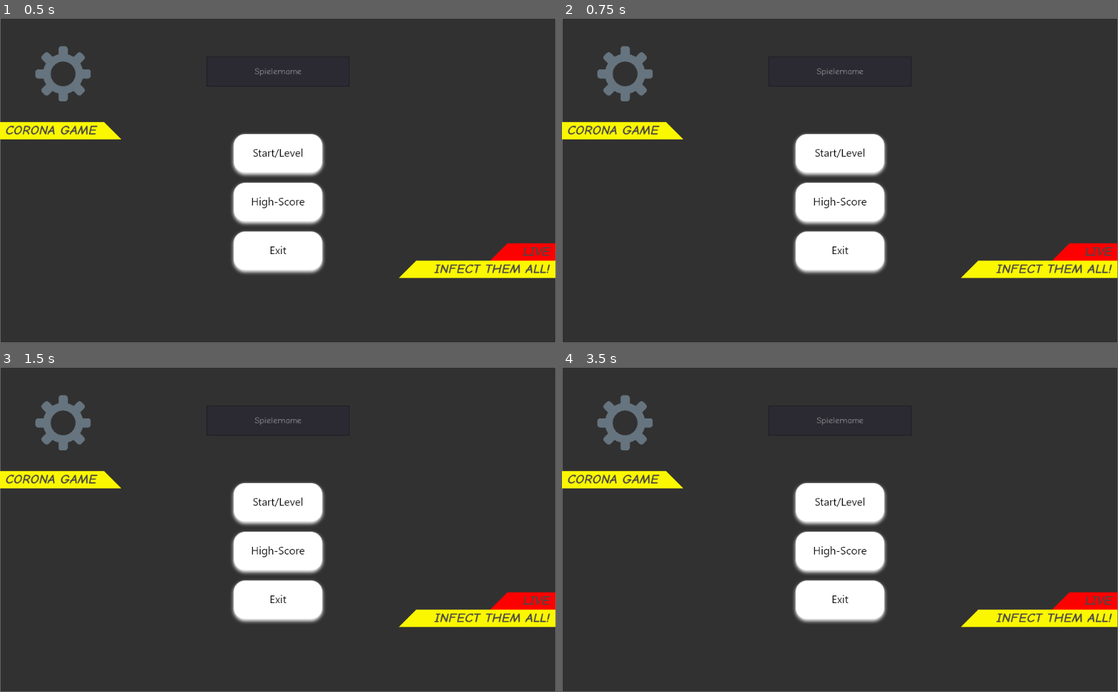
Above: before the commit, frames 1-4 (two rows, left to right).
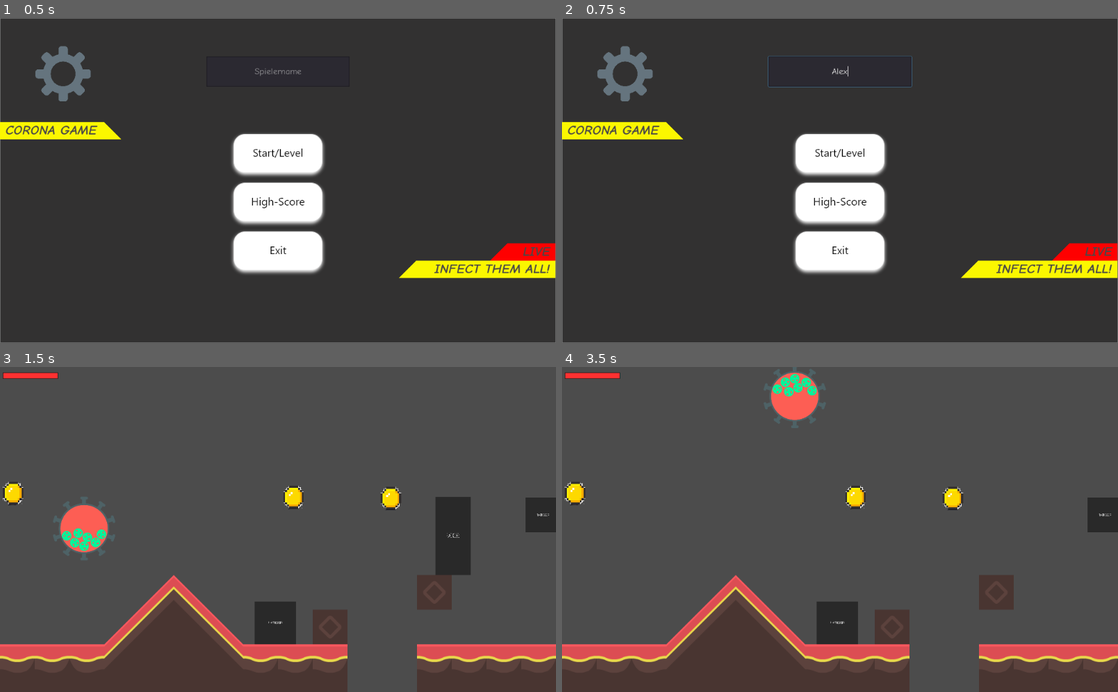
Above: after the commit, the same moments.

Repository: INF19IT2/2d-Jump-n-Run-SE
Game: Godot game, scene res://Scenes/MainScene/MainScene.tscn
Two runs of this game, one before a commit and one after it. Both use one fixed random seed, a clock stepped at 60 frames per second and the inputs below. The engine's default icon, where the game draws it, is replaced by a stand-in: a white triangle on a blue panel in a dark square.
Inputs (mouse positions are in pixels of both pictures, inside the frame that each line leads up to):
- Up to frame 1 (0.5 s): no input
- Up to frame 2 (0.75 s): click (840, 70) at 0.52 s; type "Alex" at 0.6 s
- Up to frame 3 (1.5 s): click (278, 503) at 1.25 s
- Up to frame 4 (3.5 s): click (840, 503) at 2.02 s; tap Enter (shoot) at 2.75 s; hold D (move_right) from 2.78 s (still down); hold Shift (running) from 2.78 s (still down); tap W (move_up) at 3.02 s

Frame 1 is identical in both runs. In frame 2, 0.3% of the frame differs, in the area x 37-63%, y 11-22%; in frame 3, 87%; in frame 4, 88%, in the area x 0-100%, y 0-100%.

Commit message:
Improved scaling of labels

Diff:
--- a/2d-Jump-n-Run-SE/Scenes/MainScene/MainScene.tscn
+++ b/2d-Jump-n-Run-SE/Scenes/MainScene/MainScene.tscn
@@ -20,27 +20,27 @@
 RichTextLabel/icons/TextLabels = null
 
 [sub_resource type="StyleBoxFlat" id=8]
-content_margin_right = 10.0
-bg_color = Color( 1, 0, 0, 1 )
-
-[sub_resource type="DynamicFont" id=4]
-size = 25
-font_data = ExtResource( 10 )
-
-[sub_resource type="DynamicFont" id=5]
-font_data = ExtResource( 9 )
-
-[sub_resource type="DynamicFont" id=6]
-font_data = ExtResource( 11 )
-
-[sub_resource type="DynamicFont" id=7]
-font_data = ExtResource( 8 )
-
-[sub_resource type="StyleBoxFlat" id=3]
 content_margin_left = 10.0
 content_margin_right = 10.0
 bg_color = Color( 0.988235, 0.972549, 0, 1 )
 expand_margin_left = 10.0
+
+[sub_resource type="DynamicFont" id=4]
+size = 25
+font_data = ExtResource( 10 )
+
+[sub_resource type="DynamicFont" id=5]
+font_data = ExtResource( 9 )
+
+[sub_resource type="DynamicFont" id=6]
+font_data = ExtResource( 11 )
+
+[sub_resource type="DynamicFont" id=7]
+font_data = ExtResource( 8 )
+
+[sub_resource type="StyleBoxFlat" id=3]
+content_margin_right = 10.0
+bg_color = Color( 1, 0, 0, 1 )
 
 [node name="MainScene" type="TextureRect"]
 anchor_right = 1.0
@@ -134,44 +134,21 @@
 anchor_top = 0.996
 anchor_right = 1.0
 anchor_bottom = 0.996
-margin_left = -1024.0
-margin_top = -597.6
-margin_bottom = 2.39996
-__meta__ = {
-"_edit_use_anchors_": false
-}
-
-[node name="Live" type="Polygon2D" parent="LabelsContainer"]
-position = Vector2( 1022, 448 )
-color = Color( 1, 0, 0, 1 )
-polygon = PoolVector2Array( 1, 0, 1, -32, -87, -32, -119, 0 )
-
-[node name="LiveLabel" type="RichTextLabel" parent="LabelsContainer/Live"]
-margin_left = -87.0
-margin_top = -32.0
-margin_right = 1.0
-custom_styles/normal = SubResource( 8 )
-custom_fonts/bold_italics_font = SubResource( 4 )
-custom_fonts/italics_font = SubResource( 5 )
-custom_fonts/bold_font = SubResource( 6 )
-custom_fonts/normal_font = SubResource( 7 )
-custom_colors/default_color = Color( 0.294118, 0.286275, 0.286275, 1 )
-bbcode_enabled = true
-bbcode_text = "[right][b][i]LIVE[/i][/b][/right]"
-text = "LIVE"
+margin_top = 2.40002
+margin_bottom = 2.40002
 __meta__ = {
 "_edit_use_anchors_": false
 }
 
 [node name="InfectLabel" type="Polygon2D" parent="LabelsContainer"]
-position = Vector2( 1022.62, 478 )
+position = Vector2( -1.38, -122 )
 color = Color( 0.988235, 0.972549, 0, 1 )
 polygon = PoolVector2Array( 0, 2, -288, 2, -256, -30, 0, -30, 0, -14 )
 
 [node name="INFECTLabel" type="RichTextLabel" parent="LabelsContainer/InfectLabel"]
 margin_left = -255.0
 margin_top = -30.0
-custom_styles/normal = SubResource( 3 )
+custom_styles/normal = SubResource( 8 )
 custom_fonts/bold_italics_font = SubResource( 4 )
 custom_fonts/italics_font = SubResource( 5 )
 custom_fonts/bold_font = SubResource( 6 )
@@ -185,6 +162,28 @@
 "_edit_use_anchors_": false
 }
 
+[node name="Live" type="Polygon2D" parent="LabelsContainer"]
+position = Vector2( -2, -152 )
+color = Color( 1, 0, 0, 1 )
+polygon = PoolVector2Array( 1, 0, 1, -32, -87, -32, -119, 0 )
+
+[node name="LiveLabel" type="RichTextLabel" parent="LabelsContainer/Live"]
+margin_left = -87.0
+margin_top = -32.0
+margin_right = 1.0
+custom_styles/normal = SubResource( 3 )
+custom_fonts/bold_italics_font = SubResource( 4 )
+custom_fonts/italics_font = SubResource( 5 )
+custom_fonts/bold_font = SubResource( 6 )
+custom_fonts/normal_font = SubResource( 7 )
+custom_colors/default_color = Color( 0.294118, 0.286275, 0.286275, 1 )
+bbcode_enabled = true
+bbcode_text = "[right][b][i]LIVE[/i][/b][/right]"
+text = "LIVE"
+__meta__ = {
+"_edit_use_anchors_": false
+}
+
 [node name="Game" type="Polygon2D" parent="."]
 position = Vector2( 0, 192 )
 color = Color( 0.988235, 0.972549, 0, 1 )
Not shown: 1 places in 2d-Jump-n-Run-SE/Scenes/MainScene/MainScene.tscn that only renumber resources
